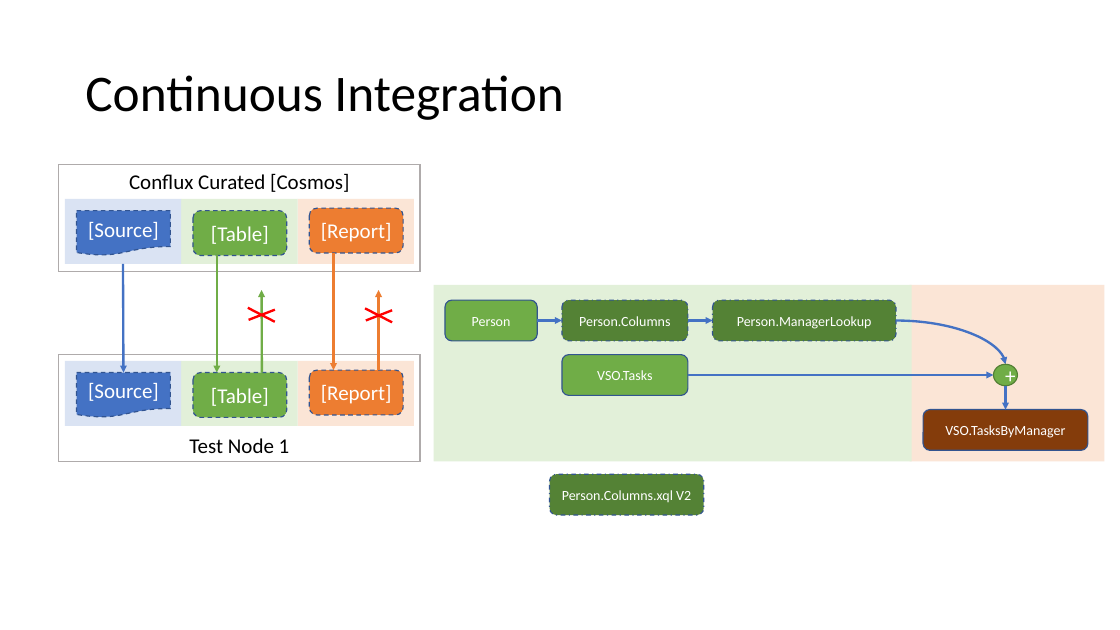
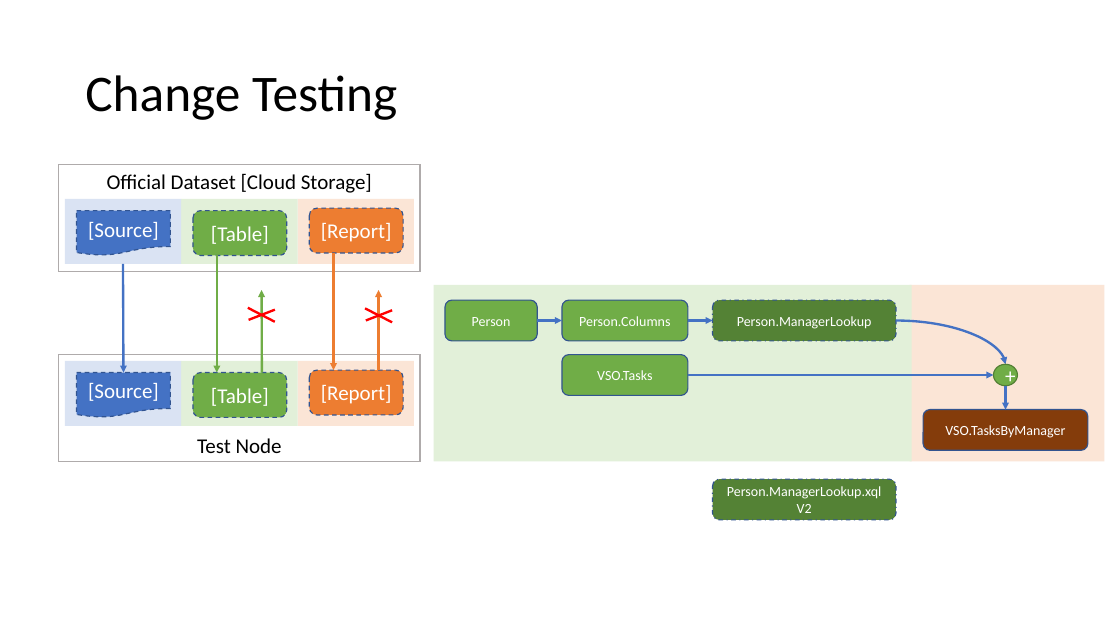
Before and after one commit to microsoft/elfie-arriba, a slide deck: slide 7 of XForm/XForm Demo.pptx. Drawn at 1120x630 pixels with LibreOffice and Linux fonts; fonts in the diff are those of the drawing. Boxes give left, top, right and bottom in pixels: in the first picture for what was removed or moved away, otherwise in the second. Text is boxed around its words. In the diff, an @@ line names an element or a change of style, - is before the commit and + after.

```diff
--- a/XForm/XForm Demo.pptx
+++ b/XForm/XForm Demo.pptx
@@ title at <box>85,75,397,120</box>: text changed @@
-Continuous Integration
+Change Testing
@@ text in rectangle at <box>107,173,372,193</box>: text changed @@
-Conflux Curated [Cosmos]
+Official Dataset [Cloud Storage]
@@ rounded rectangle "Person.Columns" at <box>562,300,688,341</box>: fill #548235 to #70AD47; outline #325491 1 pt dashed to #325491 1 pt @@
@@ text in rectangle at <box>197,438,282,453</box>: text changed @@
-Test Node 1
+Test Node
@@ rounded rectangle "Person.ManagerLookup.xql V2": place and size @@
-rounded rectangle "Person.ManagerLookup.xql V2" at <box>549,475,704,516</box>
+rounded rectangle "Person.ManagerLookup.xql V2" at <box>712,479,896,520</box>
@@ text in rounded rectangle at <box>727,486,882,513</box>: text changed @@
-Person.Columns.xql V2
+Person.ManagerLookup.xql V2
```
Also in this commit, not shown: 8 other slides changed, 1 slide removed.
